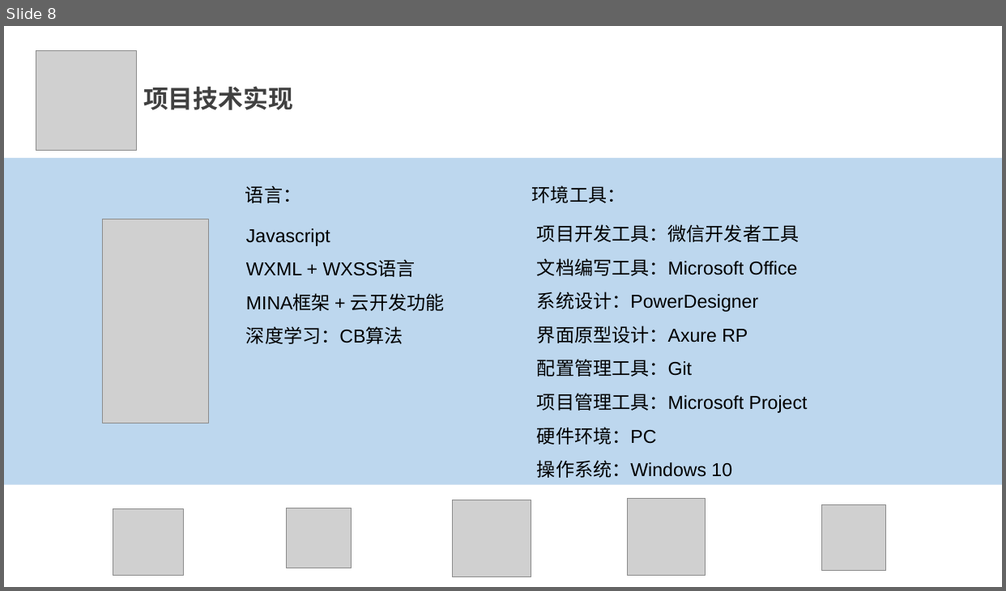
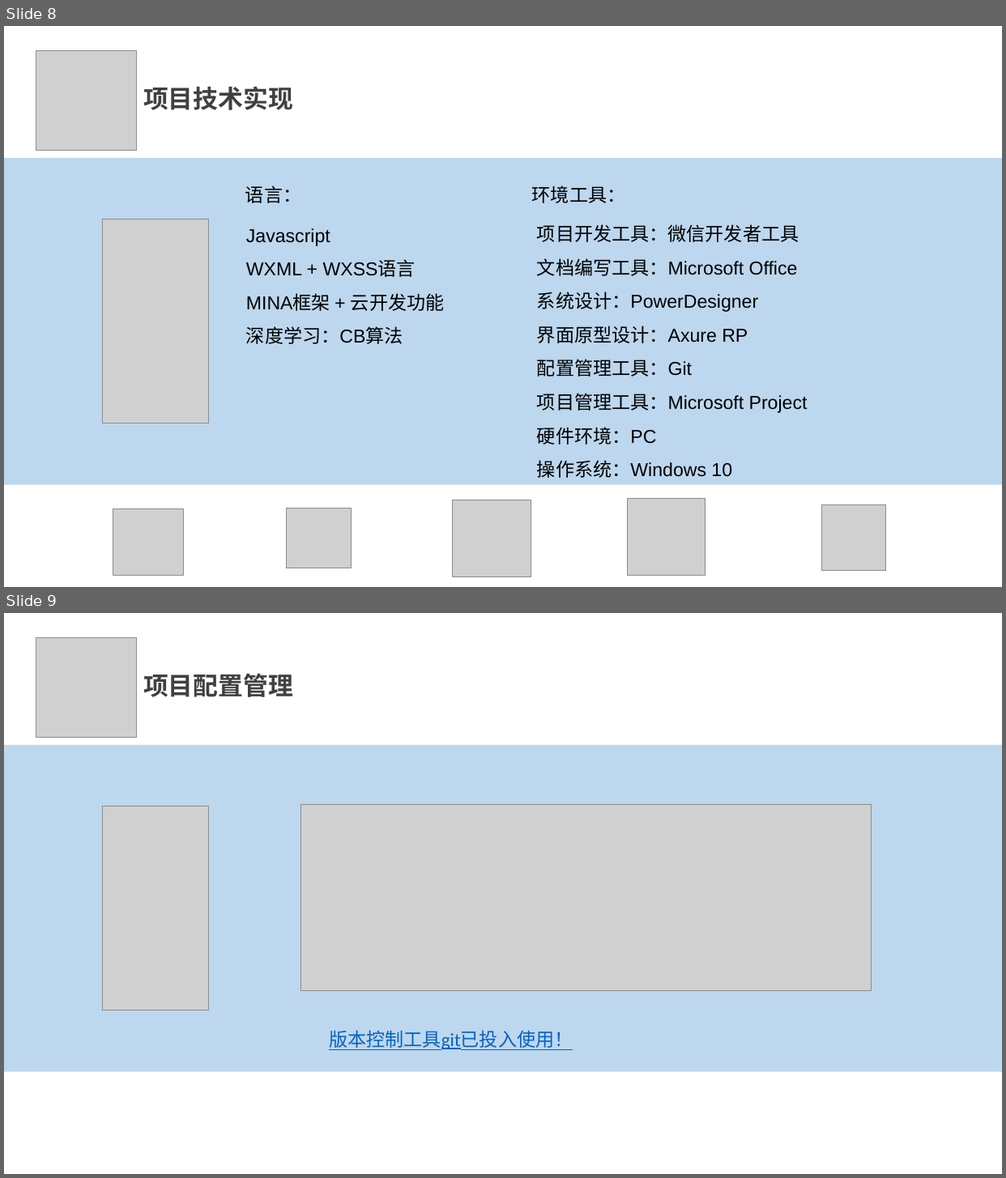
Before and after one commit to SE2020-G7/footprint, a slide deck: 评审PPT/项目计划/项目开发计划-G07-0.2.pptx. Shown one above the other, each under a label of ours: slide 8 before the commit, slides 8 and 9 after it. The pictures are 1006x591 and 1006x1178 pixels, drawn with LibreOffice and Linux fonts; fonts in the diff are those of the drawing; grey boxes stand for pictures. Boxes give left, top, right and bottom in pixels: in the first picture for what was removed or moved away, otherwise in the second. Text is boxed around its words. In the diff, an @@ line names an element or a change of style, - is before the commit and + after.

```diff
--- a/评审PPT/项目计划/项目开发计划-G07-0.2.pptx
+++ b/评审PPT/项目计划/项目开发计划-G07-0.2.pptx
@@ slide 9 added at (4,613,1002,1174), background #FFFFFF @@
@@ picture added at (36,637,137,738) @@
@@ text added at (143,673,293,697), 24 pt, text #404040, bold @@
+项目配置管理
@@ rectangle added at (4,745,1002,1072), fill #BDD7EE @@
@@ picture added at (102,806,208,1011) @@
@@ picture added at (300,805,871,991) @@
@@ text added at (329,1030,573,1050), 18 pt, text #0563C1, underline @@
+版本控制工具git已投入使用！
```
Also in this commit, not shown: 15 slides changed, 6 other slides added.
